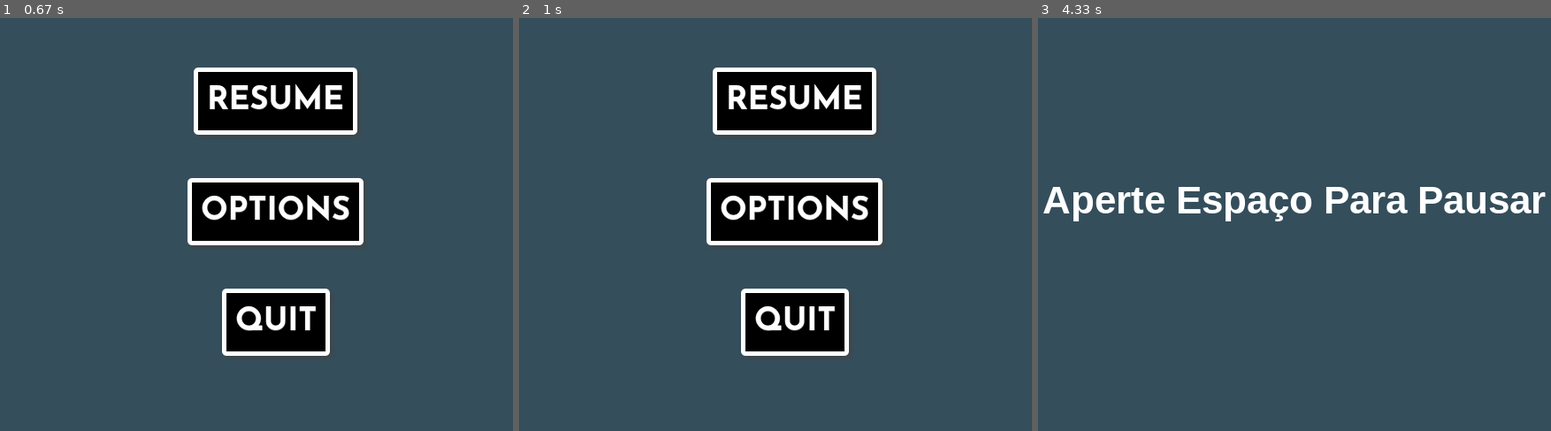
Above: before the commit, frames 1-3 (left to right).
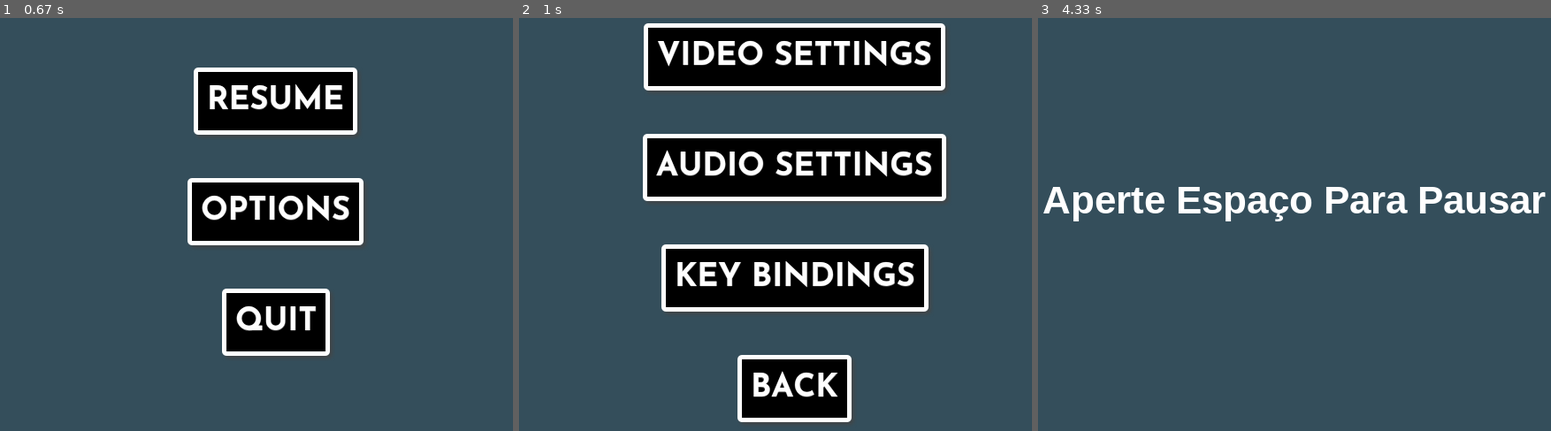
Above: after the commit, the same moments.

Repository: ArthurTeix/python-library-tests
Game: pygame game, started from pygame/menu/main.py
Two runs of this game, one before a commit and one after it. Both use one fixed random seed, a clock stepped at 60 frames per second and the inputs below.
Inputs (mouse positions are in pixels of both pictures, inside the frame that each line leads up to):
- Up to frame 1 (0.67 s): tap Space at 0.33 s
- Up to frame 2 (1 s): click (796, 216) at 0.72 s
- Up to frame 3 (4.33 s): click (1417, 38) at 1.22 s; click (1397, 269) at 1.55 s; click (1315, 170) at 2.38 s; click (1315, 389) at 3.72 s; click (1315, 104) at 4.28 s

Frame 1 is identical in both runs. In frame 2, 37% of the frame differs, in the area x 24-84%, y 1-98%; in frame 3, nothing differs.

Commit message:
criacao de outras opcoes

Diff:
--- a/pygame/menu/main.py
+++ b/pygame/menu/main.py
@@ -5,6 +5,7 @@
 
 # variaveis do jogo
 jogo_pausado = False
+menu_estado = 'main'
 
 # definir fonte
 fonte = pygame.font.SysFont("arialblack", 40) # difinição de fonte e tamanho
@@ -41,12 +42,27 @@
 
     # checando se jogo ta pausado
     if jogo_pausado:
-        if resume_botao.desenhar_botao():
-            jogo_pausado = False
-        if options_botao.desenhar_botao():
-            pass
-        if quit_botao.desenhar_botao():
-            run = False
+        # checando estado do menu
+        if (menu_estado == "main"):
+            # botoes da tela de pausa
+            if resume_botao.desenhar_botao():
+                jogo_pausado = False
+            if options_botao.desenhar_botao():
+                menu_estado = 'options'
+            if quit_botao.desenhar_botao():
+                run = False
+
+        # checagem se o menu de opcoes ta aberto
+        if (menu_estado == 'options'):
+            # desenhe as opções
+            if video_botao.desenhar_botao():
+                print("Configuracoes de Video")
+            if audio_botao.desenhar_botao():
+                print("Configuracoes de Audio")
+            if keys_botao.desenhar_botao():
+                print("Configuracoes de Keys")
+            if back_botao.desenhar_botao():
+                menu_estado = 'main'
 
     else:
         desenha_texto("Aperte Espaço Para Pausar", fonte, TEXTO_COR, 90, 250)
